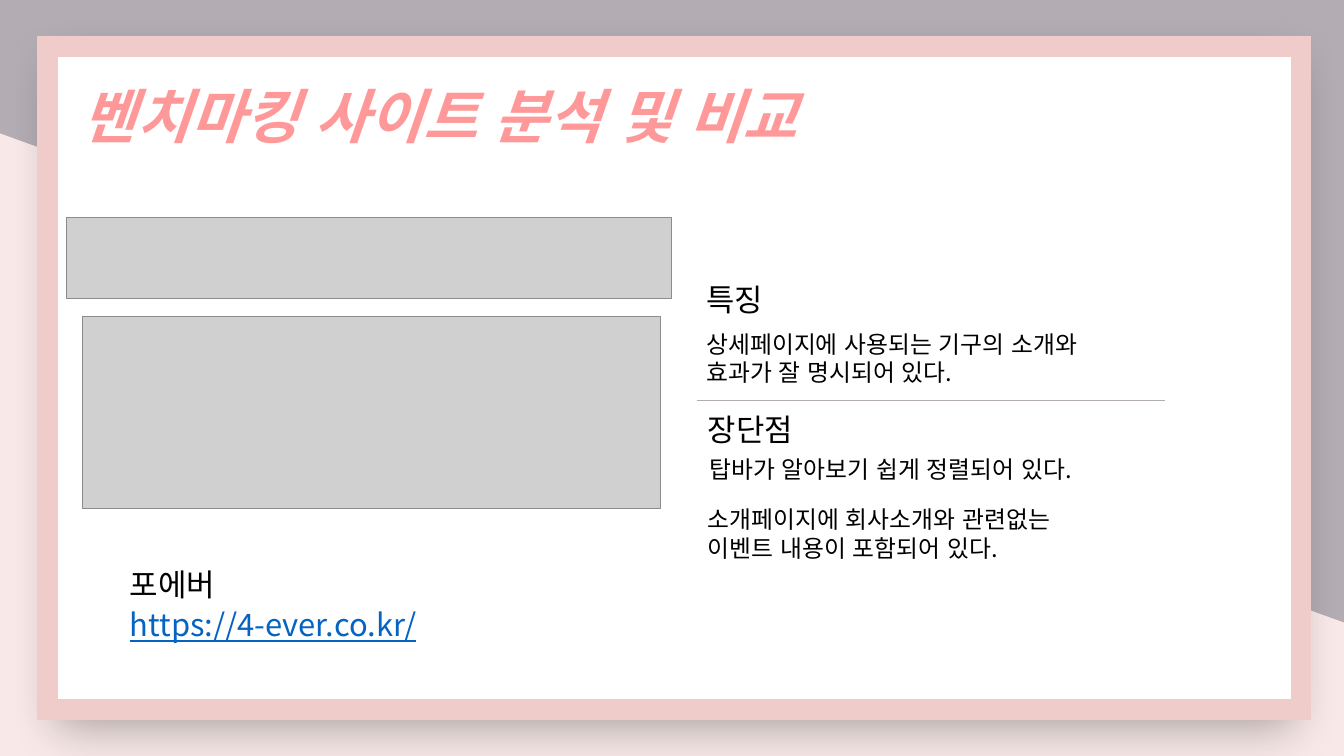
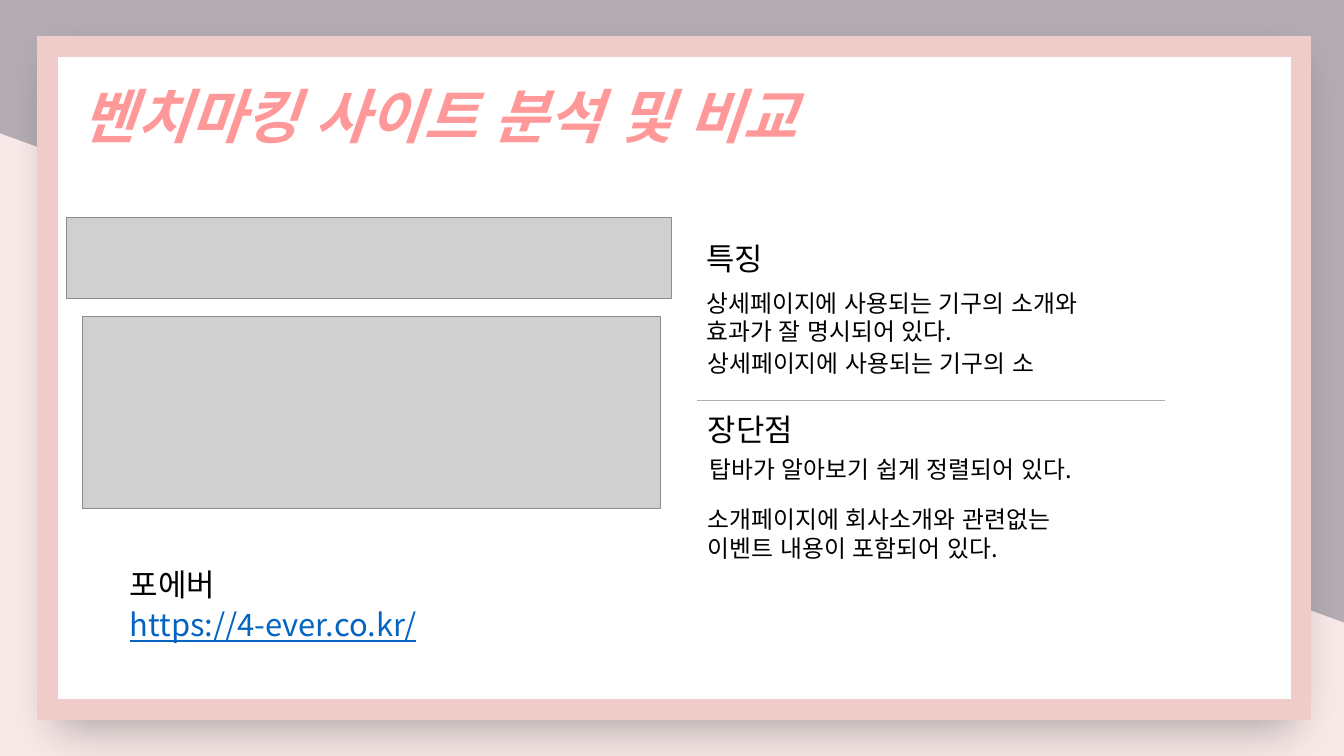
Before and after one commit to nimi2838/thecare, a slide deck: slide 8 of 졸작 기획서.pptx. Drawn at 1344x756 pixels with LibreOffice and Linux fonts; fonts in the diff are those of the drawing; grey boxes stand for pictures. Boxes give left, top, right and bottom in pixels: in the first picture for what was removed or moved away, otherwise in the second. Text is boxed around its words. In the diff, an @@ line names an element or a change of style, - is before the commit and + after.

```diff
--- a/졸작 기획서.pptx
+++ b/졸작 기획서.pptx
@@ text "특징": place and size @@
-text "특징" at [706,285,763,314]
+text "특징" at [706,244,763,273]
@@ text "상세페이지에 사용되는 기구의 소개와": place and size @@
-text "상세페이지에 사용되는 기구의 소개와" at [706,333,1077,383]
+text "상세페이지에 사용되는 기구의 소개와" at [706,292,1077,342]
@@ text added at [707,352,1034,374], 17 pt, text #000000 @@
+상세페이지에 사용되는 기구의 소
```
Also in this commit, not shown: 4 other slides changed, 17 other files.
